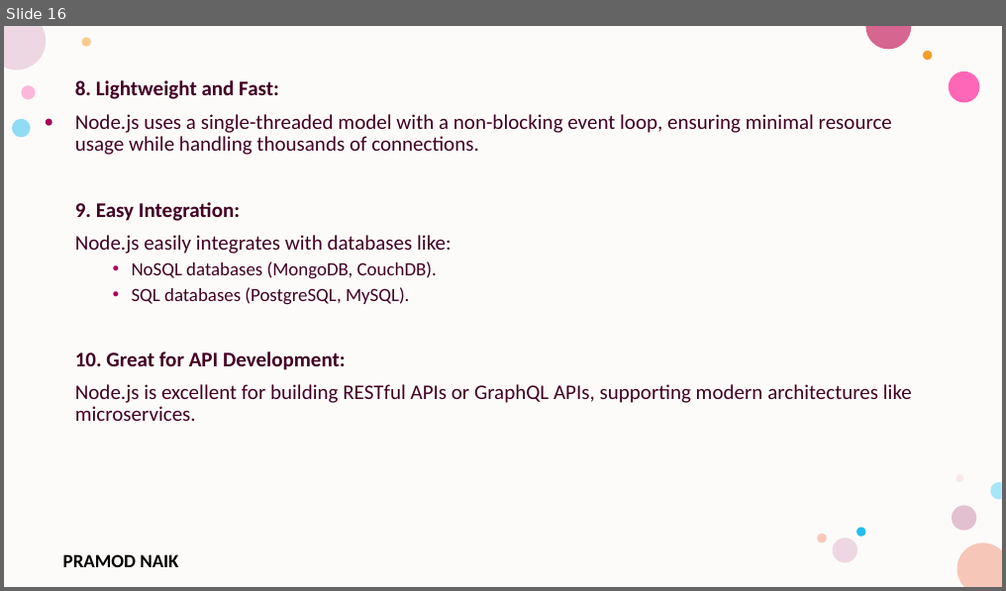
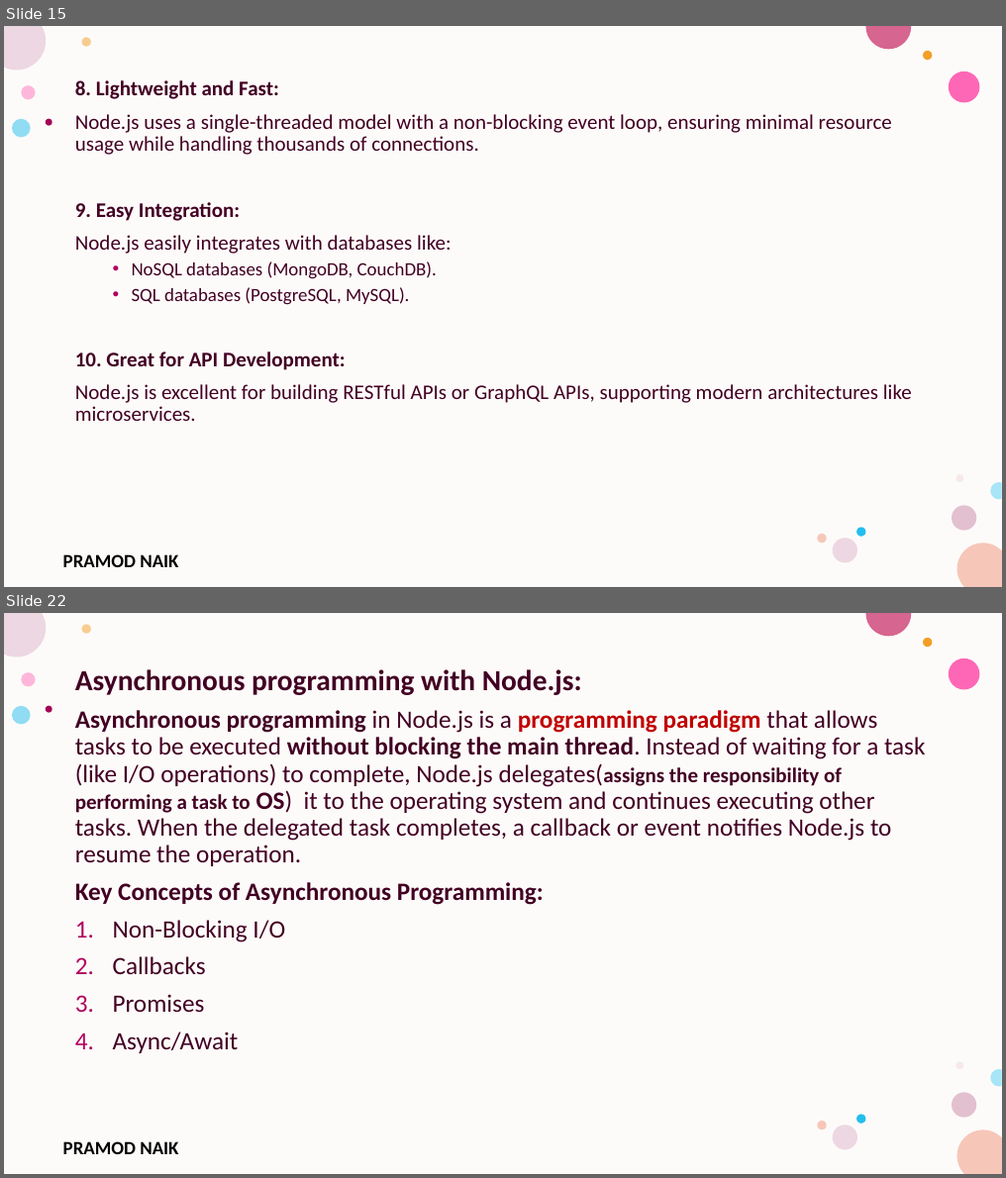
Before and after one commit to PRAMOD-VISHNU-NAIK/MCA-3rd-Sem-Srinivas-College, a slide deck: Theory CLass Notes/Module-1.pptx. Shown one above the other, each under a label of ours: slide 16 before the commit, slides 15 and 22 after it; the slides between them are not shown. The pictures are 1006x591 and 1006x1178 pixels, drawn with LibreOffice and Linux fonts; fonts in the diff are those of the drawing; background and template pictures are left out. Boxes give left, top, right and bottom in pixels: in the first picture for what was removed or moved away, otherwise in the second. Text is boxed around its words. In the diff, an @@ line names an element or a change of style, - is before the commit and + after.

```diff
--- a/Theory CLass Notes/Module-1.pptx
+++ b/Theory CLass Notes/Module-1.pptx
@@ slide 22 added at <box>4,613,1002,1174</box>, background #FFFFFF; not listed: 17 template elements that a slide beside it also shows @@
@@ text added at <box>75,669,925,1054</box>, 24 pt, text #420023 @@
+Asynchronous programming with Node.js:
+Asynchronous programming in Node.js is a programming paradigm that allows tasks to be executed without blocking the main thread. Instead of waiting for a task (like I/O operations) to complete, Node.js delegates(assigns the responsibility of performing a task to OS) it to the operating system and continues executing other tasks. When the delegated task completes, a callback or event notifies Node.js to resume the operation.
+Key Concepts of Asynchronous Programming:
+1. Non-Blocking I/O
+2. Callbacks
+3. Promises
+4. Async/Await
@@ what was slide 16 is now slide 15 @@
```
Also in this commit, not shown: 41 other slides added, 6 slides removed, 1 other file.
